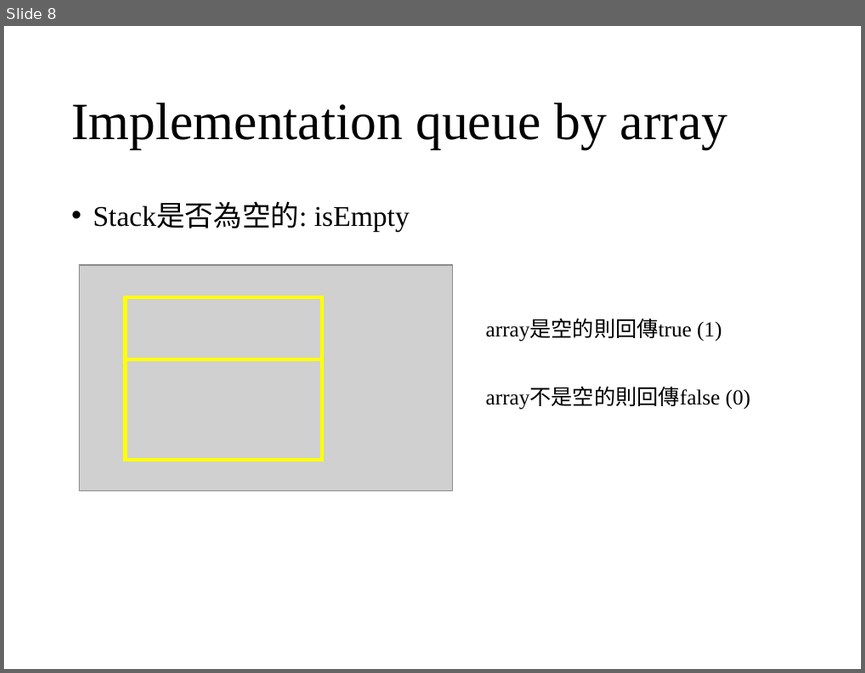
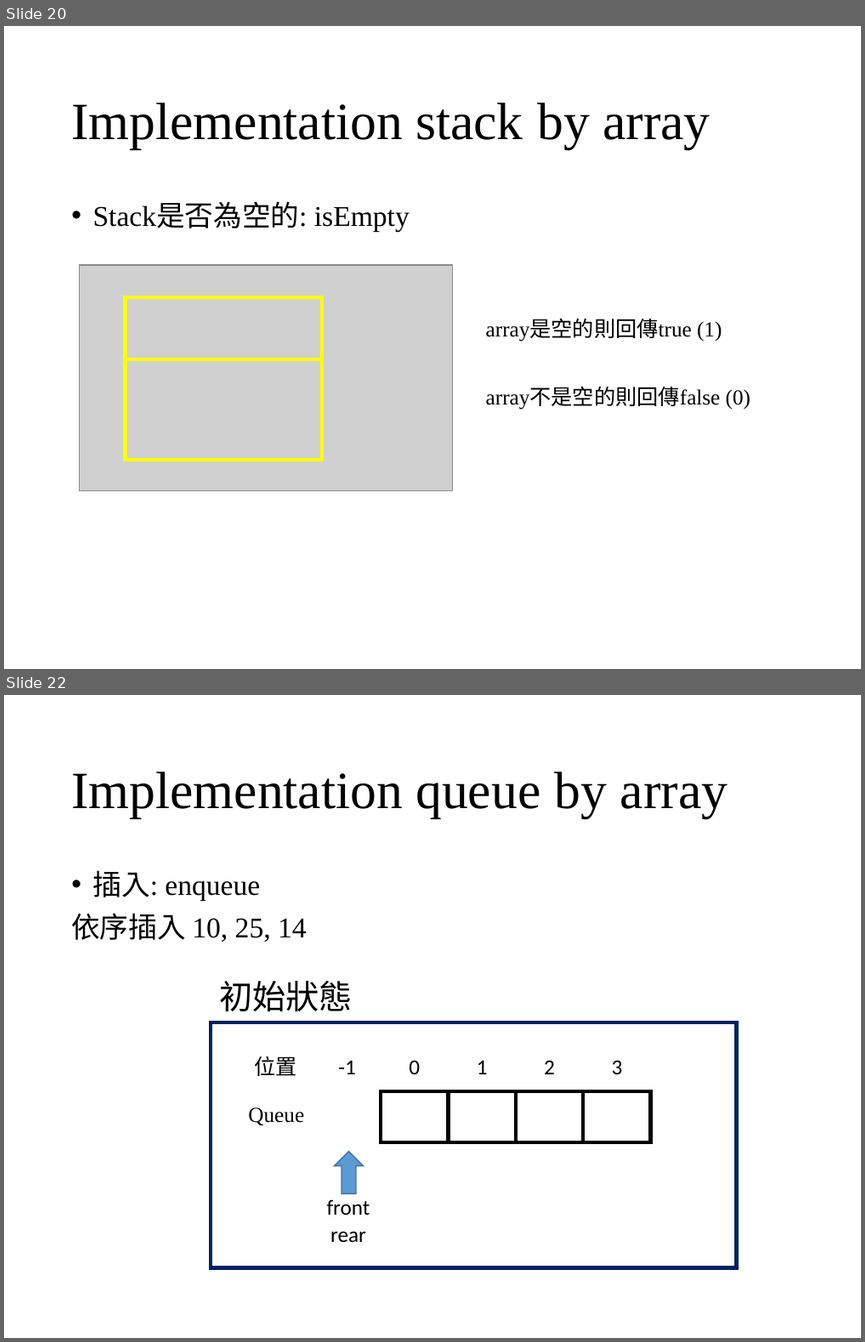
Before and after one commit to wangruxing/DataStructure, a slide deck: Chapter 3 Stacks and Queues/Chapter 3.pptx. Shown one above the other, each under a label of ours: slide 8 before the commit, slides 20 and 22 after it; the slides between them are not shown. The pictures are 865x673 and 865x1342 pixels, drawn with LibreOffice and Linux fonts; fonts in the diff are those of the drawing; grey boxes stand for pictures. Boxes give left, top, right and bottom in pixels: in the first picture for what was removed or moved away, otherwise in the second. Text is boxed around its words. In the diff, an @@ line names an element or a change of style, - is before the commit and + after.

```diff
--- a/Chapter 3 Stacks and Queues/Chapter 3.pptx
+++ b/Chapter 3 Stacks and Queues/Chapter 3.pptx
@@ slide 22 added at [4, 695, 861, 1338], background #FFFFFF @@
@@ title added at [71, 771, 728, 817], 44 pt, text #000000 @@
+Implementation queue by array
@@ text added at [71, 870, 307, 941], 24 pt, text #000000 @@
+  • 插入: enqueue
+  依序插入 10, 25, 14
@@ text added at [219, 981, 352, 1011], 28 pt, text #000000 @@
+初始狀態
@@ rectangle added at [211, 1022, 736, 1268], outline #002060 3 pt @@
@@ text added at [254, 1055, 296, 1076], 18 pt, text #000000 @@
+位置
@@ text added at [338, 1060, 355, 1074], 18 pt, text #000000 @@
+-1
@@ text added at [409, 1060, 420, 1074], 18 pt, text #000000 @@
+0
@@ text added at [477, 1060, 488, 1074], 18 pt, text #000000 @@
+1
@@ text added at [544, 1060, 555, 1074], 18 pt, text #000000 @@
+2
@@ text added at [612, 1060, 623, 1074], 18 pt, text #000000 @@
+3
@@ rectangle added at [381, 1092, 449, 1142], outline #000000 3 pt @@
@@ rectangle added at [448, 1092, 516, 1142], outline #000000 3 pt @@
@@ rectangle added at [516, 1092, 583, 1142], outline #000000 3 pt @@
@@ rectangle added at [583, 1092, 651, 1142], outline #000000 3 pt @@
@@ text added at [248, 1107, 304, 1125], 18 pt, text #000000 @@
+Queue
@@ down arrow added at [334, 1151, 363, 1193], fill #5B9BD5, outline #43739E 1 pt @@
@@ text added at [327, 1199, 370, 1214], 18 pt, text #000000 @@
+front
@@ text added at [330, 1231, 366, 1242], 18 pt, text #000000 @@
+rear
@@ what was slide 8 is now slide 20 @@
@@ slide 20 changed as well @@
@@ title at [71, 102, 710, 148]: text changed @@
-Implementation queue by array
+Implementation stack by array
```
Also in this commit, not shown: 4 other slides changed, 32 other slides added, 1 slide removed, 2 other files.
